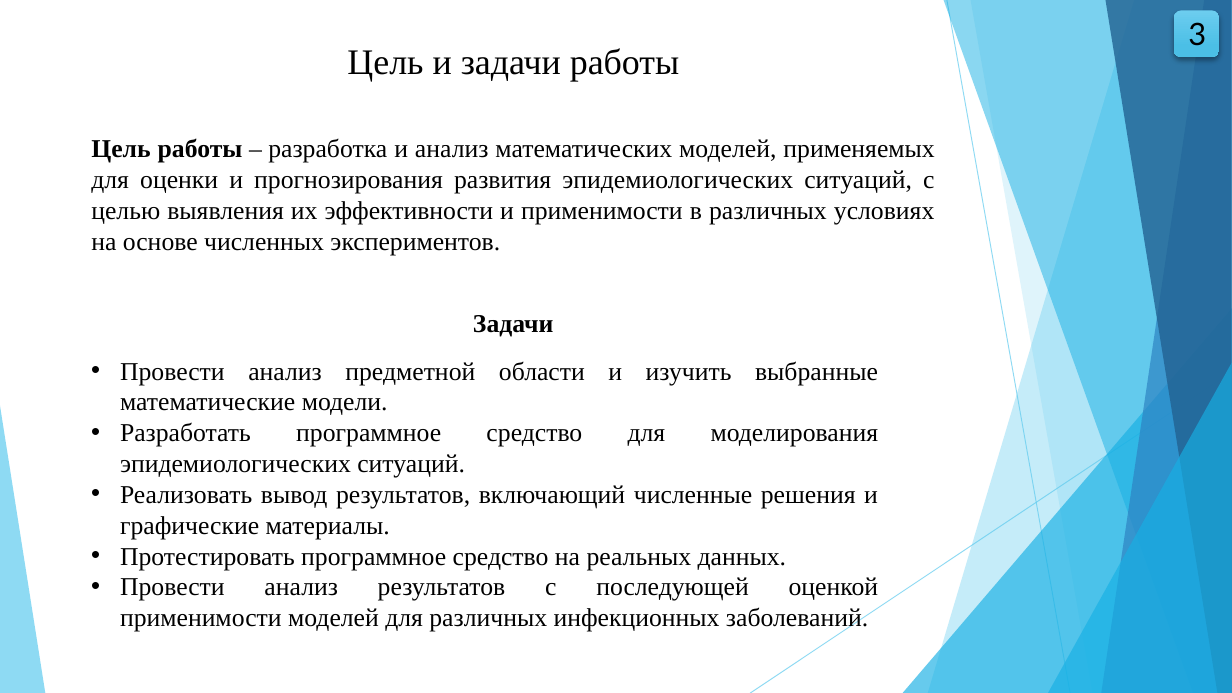
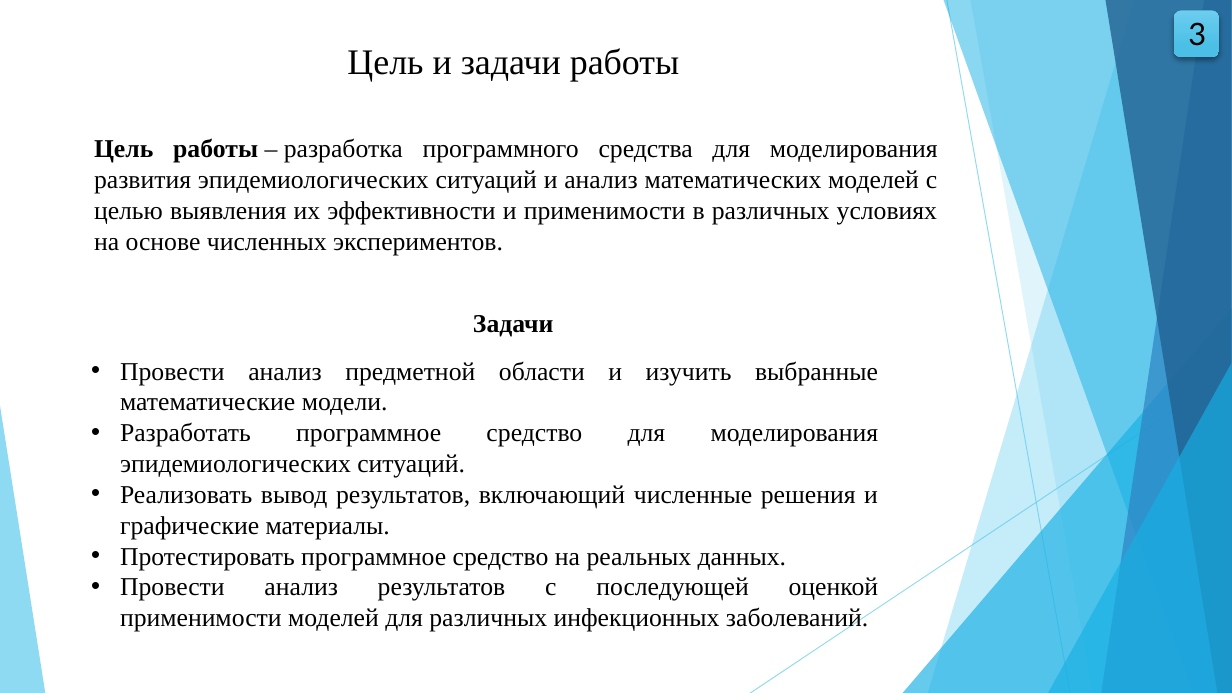
Before and after one commit to wolfufu/EpidemicModelsApp, a slide deck: slide 3 of VKR_Volkova_VMO41.pptx. Drawn at 1232x693 pixels with LibreOffice and Linux fonts; fonts in the diff are those of the drawing. Boxes give left, top, right and bottom in pixels: in the first picture for what was removed or moved away, otherwise in the second. Text is boxed around its words. In the diff, an @@ line names an element or a change of style, - is before the commit and + after.

```diff
--- a/VKR_Volkova_VMO41.pptx
+++ b/VKR_Volkova_VMO41.pptx
@@ text at (94,138,938,255): text changed @@
-Цель работы – разработка и анализ математических моделей, применяемых для оценки и прогнозирования развития эпидемиологических ситуаций, с целью выявления их эффективности и применимости в различных условиях на основе численных экспериментов.
+Цель работы – разработка программного средства для моделирования развития эпидемиологических ситуаций и анализ математических моделей с целью выявления их эффективности и применимости в различных условиях на основе численных экспериментов.
```
